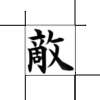
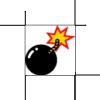
Before/after of a w=100, h=100 layered artwork. What changed in the layer stack:
added layer "images.jpg" above "Enemy.gif" over box(25, 25, 75, 75)
hid "Enemy.gif" over box(25, 25, 75, 75)
